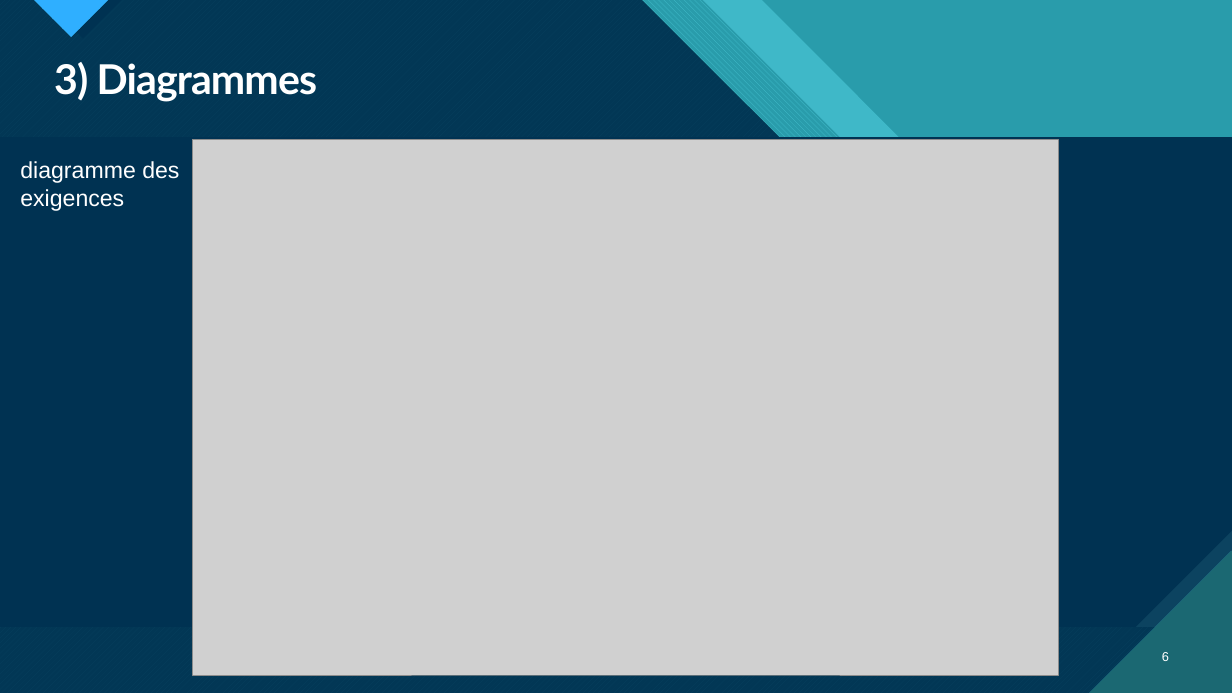
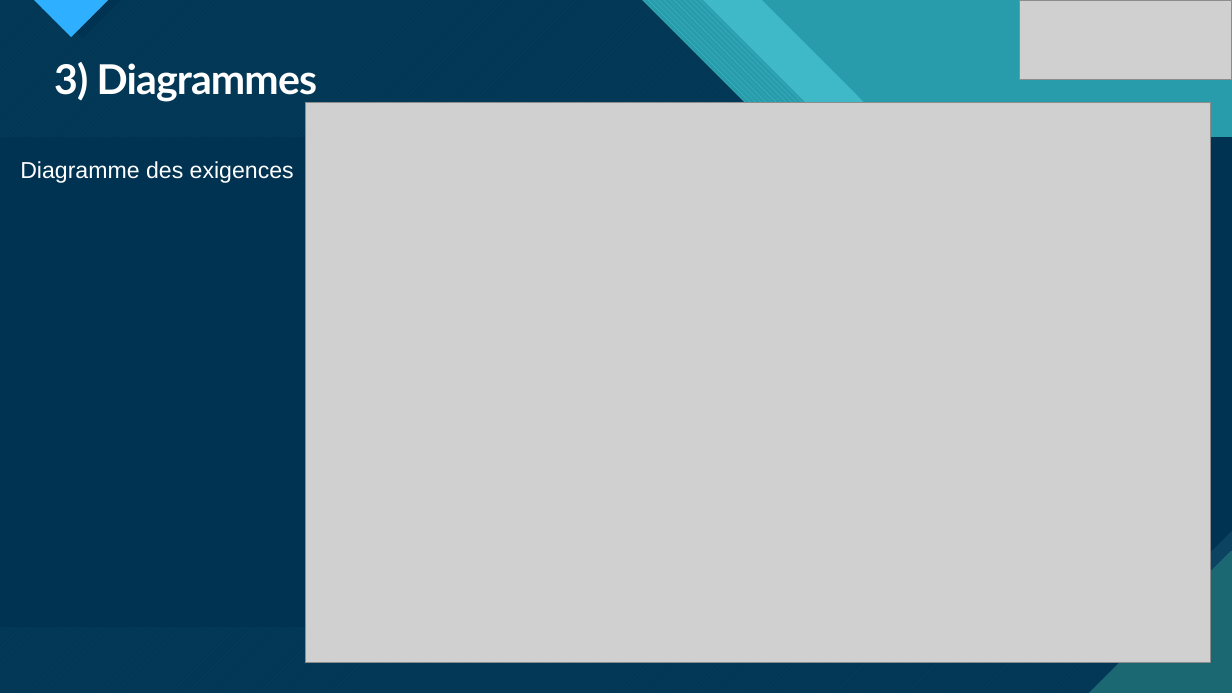
Before and after one commit to m4mchlk-svg/Projet-Pico-Centrale-Hydro-l-ctrique-BTS-CIEL-2nd, a slide deck: slide 6 of Rapport de PROJET/Diapo-Oral.pptx. Drawn at 1232x693 pixels with LibreOffice and Linux fonts; fonts in the diff are those of the drawing; grey boxes stand for pictures. Boxes give left, top, right and bottom in pixels: in the first picture for what was removed or moved away, otherwise in the second. Text is boxed around its words. In the diff, an @@ line names an element or a change of style, - is before the commit and + after.

```diff
--- a/Rapport de PROJET/Diapo-Oral.pptx
+++ b/Rapport de PROJET/Diapo-Oral.pptx
@@ picture added at [1019,0,1232,79] @@
@@ picture: place and size @@
-picture at [193,140,1059,675]
+picture at [305,103,1210,663]
@@ text at [20,161,294,183]: text changed @@
-diagramme des exigences
+Diagramme des exigences
```
Also in this commit, not shown: 8 other slides changed, 2 slides removed.
